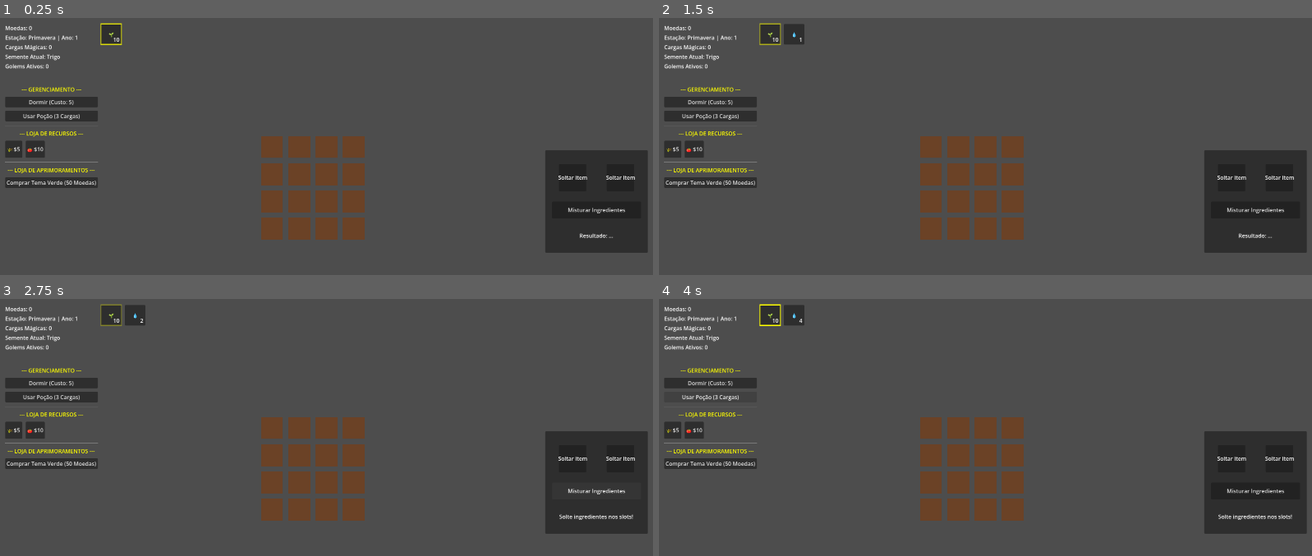
Above: before the commit, frames 1-4 (two rows, left to right).
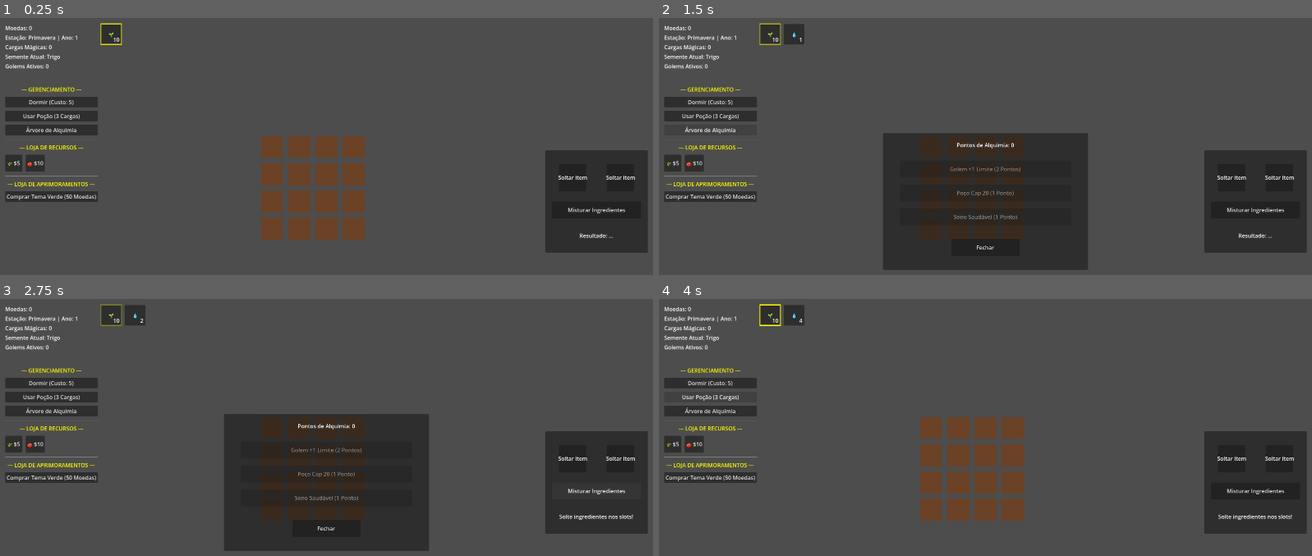
Above: after the commit, the same moments.

Repository: LeandroSatsuki/Cauldron-Crops
Game: Godot game, scene res://Scenes/Main.tscn
Two runs of this game, one before a commit and one after it. Both use one fixed random seed, a clock stepped at 60 frames per second and the inputs below.
Inputs (mouse positions are in pixels of both pictures, inside the frame that each line leads up to):
- Up to frame 1 (0.25 s): no input
- Up to frame 2 (1.5 s): click "Dormir (Custo: 5)" at 0.5 s; click (711, 131) at 1.25 s, where only the run after the commit has a clickable "Árvore de Alquimia"
- Up to frame 3 (2.75 s): click "Misturar Ingredientes" at 2 s
- Up to frame 4 (4 s): click (985, 527) at 2.75 s, where only the run after the commit has a clickable "Fechar"; click "Usar Poção (3 Cargas)" at 3.5 s

The runs differ from the first frame. In frame 1, 2.4% of the frame differs, in the area x 0-15%, y 41-72%; in frame 2, 19%; in frame 3, 19%, in the area x 0-66%, y 41-99%; in frame 4, 2.4%.

Commit message:
tooltips da fazenda implementados

Diff:
--- /dev/null
+++ b/Scenes/SkillTree.tscn
@@ -0,0 +1,61 @@
+[gd_scene load_steps=2 format=3]
+
+[ext_resource type="Script" path="res://Scripts/SkillTree.gd" id="1_skilltreegd"]
+
+[node name="SkillTree" type="Panel"]
+visible = false
+anchors_preset = 8
+anchor_left = 0.5
+anchor_top = 0.5
+anchor_right = 0.5
+anchor_bottom = 0.5
+offset_left = -300.0
+offset_top = -200.0
+offset_right = 300.0
+offset_bottom = 200.0
+grow_horizontal = 2
+grow_vertical = 2
+script = ExtResource("1_skilltreegd")
+
+[node name="PointsLabel" type="Label" parent="."]
+layout_mode = 1
+anchors_preset = 10
+anchor_right = 1.0
+offset_top = 20.0
+offset_bottom = 50.0
+grow_horizontal = 2
+text = "Pontos de Alquimia: 0"
+horizontal_alignment = 1
+vertical_alignment = 1
+
+[node name="BtnSkillGolem" type="Button" parent="."]
+layout_mode = 0
+offset_left = 50.0
+offset_top = 80.0
+offset_right = 550.0
+offset_bottom = 130.0
+text = "Golem +1 Limite (2 Pontos)"
+
+[node name="BtnSkillAgua" type="Button" parent="."]
+layout_mode = 0
+offset_left = 50.0
+offset_top = 150.0
+offset_right = 550.0
+offset_bottom = 200.0
+text = "Poço Cap 20 (1 Ponto)"
+
+[node name="BtnSkillDormir" type="Button" parent="."]
+layout_mode = 0
+offset_left = 50.0
+offset_top = 220.0
+offset_right = 550.0
+offset_bottom = 270.0
+text = "Sono Saudável (1 Ponto)"
+
+[node name="BtnFechar" type="Button" parent="."]
+layout_mode = 0
+offset_left = 200.0
+offset_top = 310.0
+offset_right = 400.0
+offset_bottom = 360.0
+text = "Fechar"
--- a/Scenes/UI.tscn
+++ b/Scenes/UI.tscn
@@ -53,6 +53,10 @@
 [node name="UsarPocaoButton" type="Button" parent="LeftPanel"]
 layout_mode = 2
 text = "Usar Poção (3 Cargas)"
+
+[node name="AbrirSkillTreeButton" type="Button" parent="LeftPanel"]
+layout_mode = 2
+text = "Árvore de Alquimia"
 
 [node name="Separator1" type="HSeparator" parent="LeftPanel"]
 layout_mode = 2
--- a/Scripts/Cauldron.gd
+++ b/Scripts/Cauldron.gd
@@ -62,6 +62,7 @@
 		if removed_1 and removed_2:
 			EconomyManager.total_golems += 1
 			if not GlobalInventory.receitas_descobertas.has(chave_combinacao):
+				GlobalInventory.pontos_alquimia += 1
 				GlobalInventory.receitas_descobertas.append(chave_combinacao)
 			if resultado_label:
 				resultado_label.text = "Sucesso: Golem Coletor despertou!"
@@ -81,6 +82,7 @@
 			if resultado != "":
 				GlobalInventory.adicionar_item(resultado, 1)
 				if not GlobalInventory.receitas_descobertas.has(chave_combinacao):
+					GlobalInventory.pontos_alquimia += 1
 					GlobalInventory.receitas_descobertas.append(chave_combinacao)
 				if resultado_label:
 					resultado_label.text = "Nova Descoberta: " + resultado
--- a/Scripts/GlobalInventory.gd
+++ b/Scripts/GlobalInventory.gd
@@ -7,6 +7,8 @@
 var cargas_crescimento: int = 0
 var semente_selecionada: String = "semente_basica"
 var receitas_descobertas: Array = []
+var pontos_alquimia: int = 0
+var skills_desbloqueadas: Array = []
 
 func adicionar_item(produto: String, quantidade: int = 1) -> void:
 	if inventario.has(produto):
--- /dev/null
+++ b/Scripts/SkillTree.gd
@@ -0,0 +1,48 @@
+extends Panel
+
+@onready var points_label: Label = $PointsLabel
+@onready var btn_skill_golem: Button = $BtnSkillGolem
+@onready var btn_skill_agua: Button = $BtnSkillAgua
+@onready var btn_skill_dormir: Button = $BtnSkillDormir
+@onready var btn_fechar: Button = $BtnFechar
+
+func _ready() -> void:
+	if btn_skill_golem:
+		btn_skill_golem.pressed.connect(_on_btn_skill_golem_pressed)
+	if btn_skill_agua:
+		btn_skill_agua.pressed.connect(_on_btn_skill_agua_pressed)
+	if btn_skill_dormir:
+		btn_skill_dormir.pressed.connect(_on_btn_skill_dormir_pressed)
+	if btn_fechar:
+		btn_fechar.pressed.connect(func(): visible = false)
+
+func _process(_delta: float) -> void:
+	if points_label:
+		points_label.text = "Pontos de Alquimia: " + str(GlobalInventory.pontos_alquimia)
+
+	if btn_skill_golem:
+		btn_skill_golem.disabled = (GlobalInventory.pontos_alquimia < 2) or ("skill_golem" in GlobalInventory.skills_desbloqueadas)
+	if btn_skill_agua:
+		btn_skill_agua.disabled = (GlobalInventory.pontos_alquimia < 1) or ("skill_agua" in GlobalInventory.skills_desbloqueadas)
+	if btn_skill_dormir:
+		btn_skill_dormir.disabled = (GlobalInventory.pontos_alquimia < 1) or ("skill_dormir" in GlobalInventory.skills_desbloqueadas)
+
+func _on_btn_skill_golem_pressed() -> void:
+	if GlobalInventory.pontos_alquimia >= 2 and not ("skill_golem" in GlobalInventory.skills_desbloqueadas):
+		GlobalInventory.pontos_alquimia -= 2
+		GlobalInventory.skills_desbloqueadas.append("skill_golem")
+		EconomyManager.max_golems += 1
+		print("Habilidade Golem desbloqueada! Limite máximo: ", EconomyManager.max_golems)
+
+func _on_btn_skill_agua_pressed() -> void:
+	if GlobalInventory.pontos_alquimia >= 1 and not ("skill_agua" in GlobalInventory.skills_desbloqueadas):
+		GlobalInventory.pontos_alquimia -= 1
+		GlobalInventory.skills_desbloqueadas.append("skill_agua")
+		EconomyManager.poco_capacidade_maxima = 20
+		print("Habilidade Poço desbloqueada! Capacidade máxima de água: ", EconomyManager.poco_capacidade_maxima)
+
+func _on_btn_skill_dormir_pressed() -> void:
+	if GlobalInventory.pontos_alquimia >= 1 and not ("skill_dormir" in GlobalInventory.skills_desbloqueadas):
+		GlobalInventory.pontos_alquimia -= 1
+		GlobalInventory.skills_desbloqueadas.append("skill_dormir")
+		print("Habilidade Sono Saudável desbloqueada!")
--- a/Scripts/UI.gd
+++ b/Scripts/UI.gd
@@ -13,6 +13,9 @@
 @onready var comprar_cosmetico_button: Button = $LeftPanel/ComprarCosmeticoButton
 @onready var comprar_trigo_button: Button = $LeftPanel/GridSementes/ComprarTrigoButton
 @onready var comprar_verao_button: Button = $LeftPanel/GridSementes/ComprarVeraoButton
+@onready var abrir_skill_tree_button: Button = $LeftPanel/AbrirSkillTreeButton
+var skill_tree_scene = preload("res://Scenes/SkillTree.tscn")
+var skill_tree: Panel
 
 @onready var inventory_bar: HBoxContainer = $InventoryBar
 @onready var tooltip_panel: Panel = $TooltipPanel
@@ -40,13 +43,18 @@
 		comprar_verao_button.mouse_entered.connect(_on_comprar_verao_button_mouse_entered)
 		comprar_verao_button.mouse_exited.connect(_on_comprar_verao_button_mouse_exited)
 
+	skill_tree = skill_tree_scene.instantiate()
+	add_child(skill_tree)
+	if abrir_skill_tree_button:
+		abrir_skill_tree_button.pressed.connect(func(): skill_tree.visible = true)
+
 	# Inicializa
 	verificar_e_atualizar_inventario()
 
 func _process(delta: float) -> void:
 	timer_reset_dormir += delta
 	if timer_reset_dormir >= 60.0:
-		custo_dormir = 5
+		custo_dormir = 2 if "skill_dormir" in GlobalInventory.skills_desbloqueadas else 5
 	if dormir_button:
 		dormir_button.text = "Dormir (Custo: " + str(custo_dormir) + ")"
 
@@ -190,7 +198,10 @@
 		if EconomyManager.remover_moedas(custo_dormir):
 			criar_texto_flutuante("Custo: -" + str(custo_dormir), get_viewport().get_mouse_position(), Color.RED)
 			SeasonManager.avancar_estacao()
-			custo_dormir *= 2
+			if "skill_dormir" in GlobalInventory.skills_desbloqueadas:
+				custo_dormir = int(custo_dormir * 1.5)
+			else:
+				custo_dormir *= 2
 			timer_reset_dormir = 0.0
 	else:
 		print("Moedas insuficientes para dormir!")
